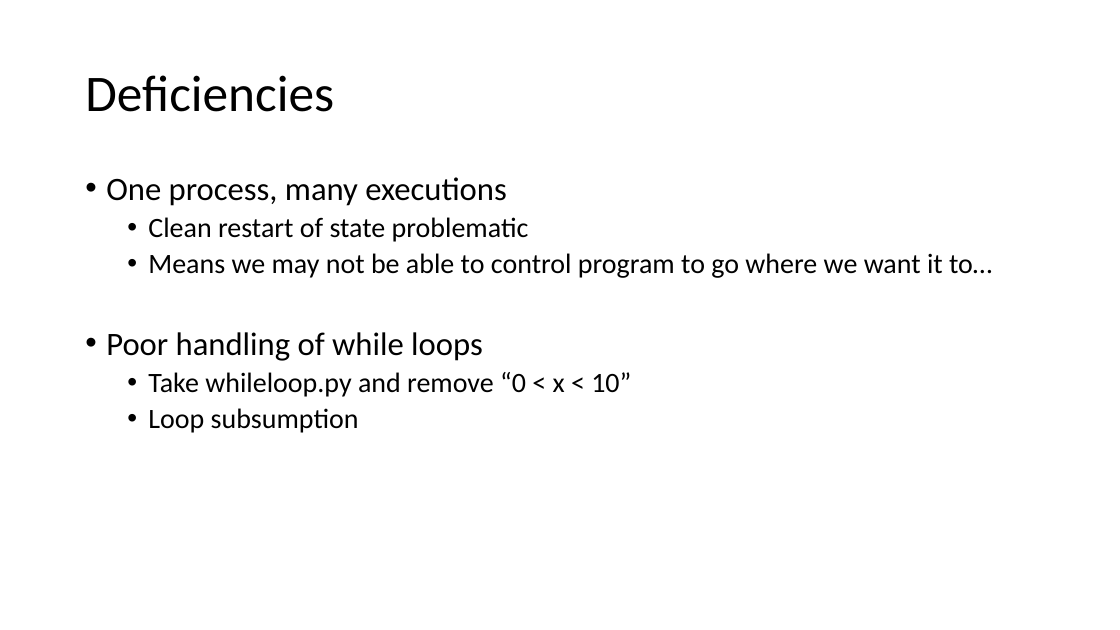
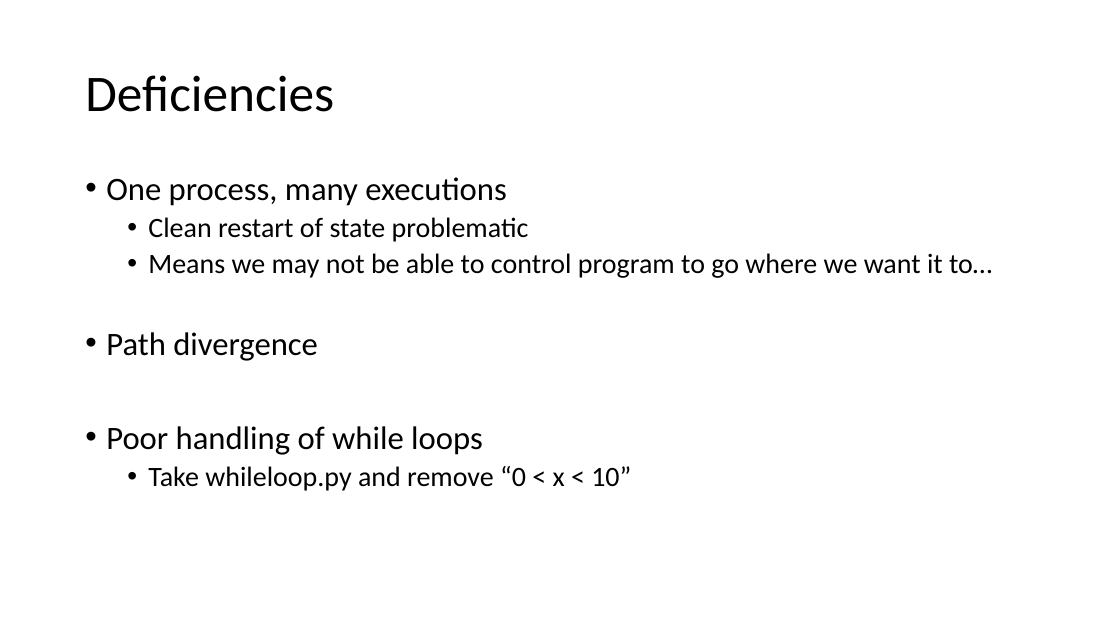
Before and after one commit to thomasjball/PyExZ3, a slide deck: slide 25 of marktoberdorf_slides/Marktoberdorf2014_2.pptx (slide 24 before the commit). Drawn at 1120x630 pixels with LibreOffice and Linux fonts; fonts in the diff are those of the drawing. Boxes give left, top, right and bottom in pixels: in the first picture for what was removed or moved away, otherwise in the second. Text is boxed around its words. In the diff, an @@ line names an element or a change of style, - is before the commit and + after.

```diff
--- a/marktoberdorf_slides/Marktoberdorf2014_2.pptx
+++ b/marktoberdorf_slides/Marktoberdorf2014_2.pptx
@@ text at (106,332,318,361): paragraph added @@
+• Path divergence
@@ text at (148,408,359,433): paragraph removed @@
-  • Loop subsumption
```
Also in this commit, not shown: 1 other slide changed, 1 slide added, 1 slide removed, 5 other files.
